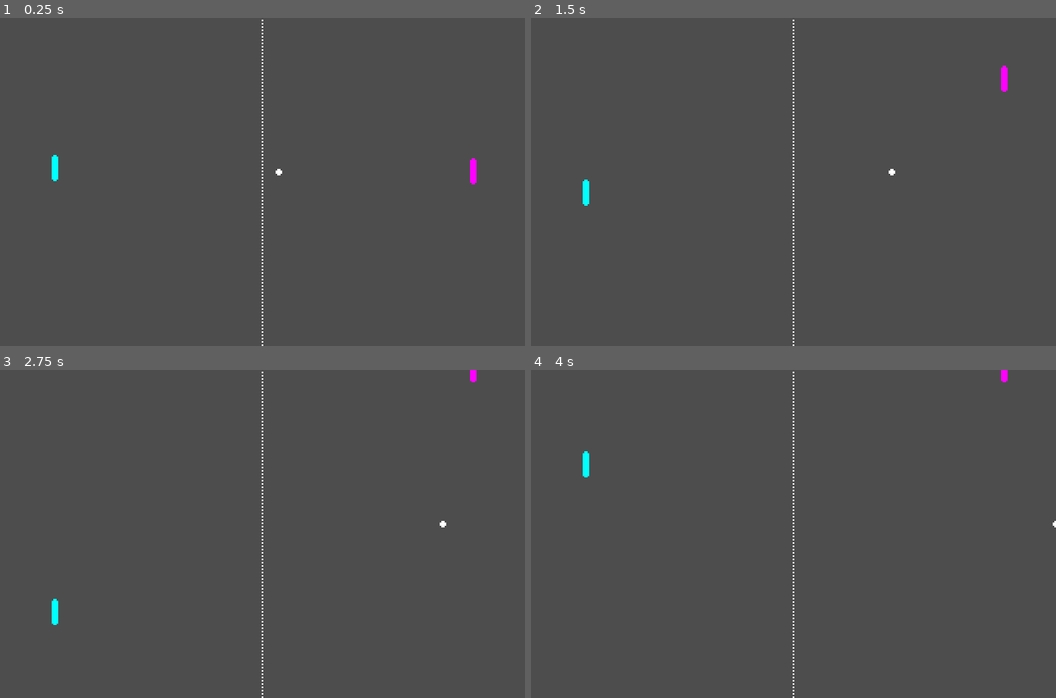
Above: before the commit, frames 1-4 (two rows, left to right).
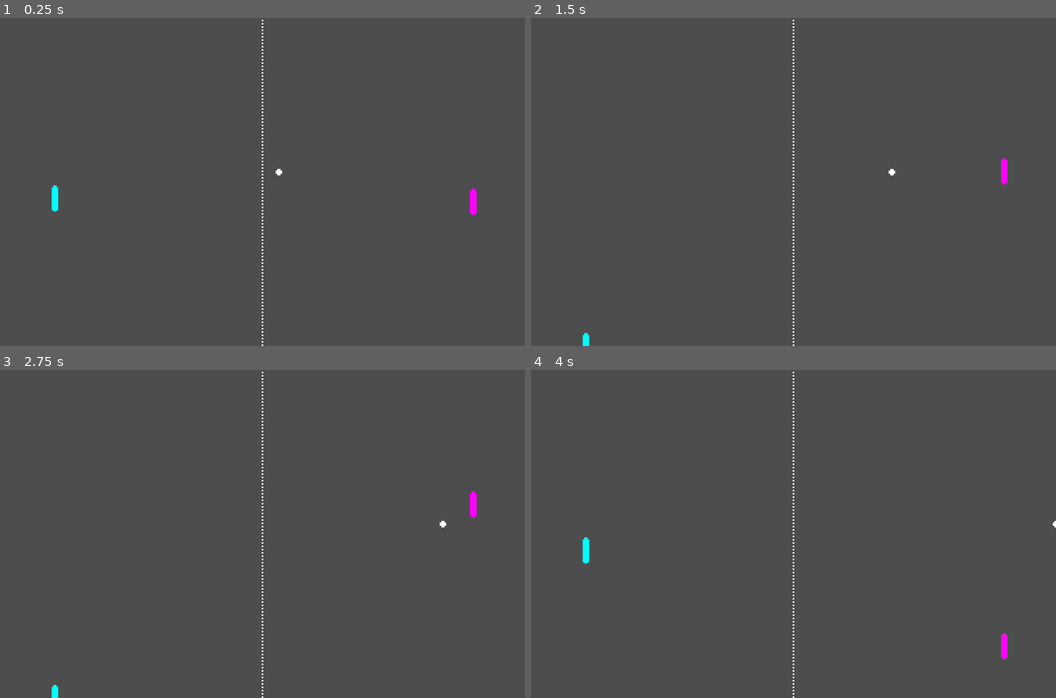
Above: after the commit, the same moments.

Repository: rynong99/AltArcade
Game: Godot game, scene res://pong.tscn
The game is run twice, just before and just after one commit, with the same random seed, the same clock (stepped at 60 frames per second) and the same inputs.
Inputs:
- Up to frame 1 (0.25 s): no input
- Up to frame 2 (1.5 s): hold Up (RightUp) 0.53-1.28 s; hold S (LeftDown) from 1.28 s (still down)
- Up to frame 3 (2.75 s): release S (LeftDown) at 2.03 s; hold Up (RightUp) from 2.03 s (still down)
- Up to frame 4 (4 s): release Up (RightUp) at 2.78 s; hold W (LeftUp) from 2.78 s (still down)

The runs differ from the first frame. In frame 1, 0.4% of the frame differs, in the area x 9-91%, y 41-60%; in frame 2, 0.3%; in frame 3, 0.3%; in frame 4, 0.3%.

Commit message:
AltControl Scheme

Diff:
--- a/pong/pong.tscn
+++ b/pong/pong.tscn
@@ -1,13 +1,13 @@
 [gd_scene load_steps=6 format=3 uid="uid://bhe3mic0131t3"]
 
-[ext_resource type="Script" path="res://pong.gd" id="1_60igg"]
+[ext_resource type="Script" path="res://pongAlt1.gd" id="1_34aqb"]
 [ext_resource type="Texture2D" uid="uid://27ps8pkgrf0l" path="res://ball.png" id="1_wbji1"]
 [ext_resource type="Texture2D" uid="uid://dff0pit3albqg" path="res://left_pallete.png" id="2_0xgpv"]
 [ext_resource type="Texture2D" uid="uid://uw0hcjq80t54" path="res://right_pallete.png" id="3_0upbg"]
 [ext_resource type="Texture2D" uid="uid://klfk54u3hy42" path="res://separator.png" id="4_x0mh8"]
 
 [node name="Game" type="Node2D"]
-script = ExtResource("1_60igg")
+script = ExtResource("1_34aqb")
 
 [node name="Ball" type="Sprite2D" parent="."]
 position = Vector2(320, 188)
--- /dev/null
+++ b/pong/pongAlt1.gd
@@ -0,0 +1,57 @@
+extends Node2D
+
+# Member variables
+var screen_size
+var pad_size
+var direction = Vector2(1.0, 0.0)
+
+# Constant for ball speed (in pixels/second)
+const INITIAL_BALL_SPEED = 80
+# Speed of the ball (also in pixels/second)
+var ball_speed = INITIAL_BALL_SPEED
+# Constant for pads speed
+const PAD_SPEED = 150
+
+func _ready():
+	screen_size = get_viewport_rect().size
+	pad_size = $Left.get_texture().get_size()
+func _process(delta):
+	var ball_pos = $Ball.position
+	var left_rect = Rect2( $Left.position - pad_size*0.5, pad_size )
+	var right_rect = Rect2( $Right.position - pad_size*0.5, pad_size )
+	ball_pos += direction * ball_speed * delta
+	#Flip when hitting the roof or floor
+	if ((ball_pos.y < 0 and direction.y < 0) or (ball_pos.y > screen_size.y and direction.y > 0)):
+		direction.y = -direction.y
+	#Flip when hitting pads
+	if ((left_rect.has_point(ball_pos) and direction.x < 0) or (right_rect.has_point(ball_pos) and direction.x > 0)):
+		direction.x = -direction.x
+		direction.y = randf()*2.0 - 1
+		direction = direction.normalized()
+		ball_speed *= 1.1
+	#Check if Ball passes either paddle and reset:
+	if (ball_pos.x < 0 or ball_pos.x > screen_size.x):
+		ball_pos = screen_size*0.5
+		ball_speed = INITIAL_BALL_SPEED
+		direction = Vector2(-1, 0)
+	#Update ball position:
+	$Ball.position = ball_pos
+	# Move left pad
+	var left_pos = $Left.position
+
+	if (left_pos.y > 0 and Input.is_action_pressed("LeftUp")):
+		left_pos.y += -PAD_SPEED * delta
+	elif left_pos.y < screen_size.y:
+			left_pos.y += PAD_SPEED * delta
+
+	$Left.position = left_pos
+
+	# Move right pad
+	var right_pos = $Right.position
+
+	if (right_pos.y > 0 and Input.is_action_pressed("RightUp")):
+		right_pos.y += -PAD_SPEED * delta
+	elif right_pos.y < screen_size.y:
+			right_pos.y += PAD_SPEED * delta
+
+	$Right.position = right_pos
Not shown, added: .DS_Store
